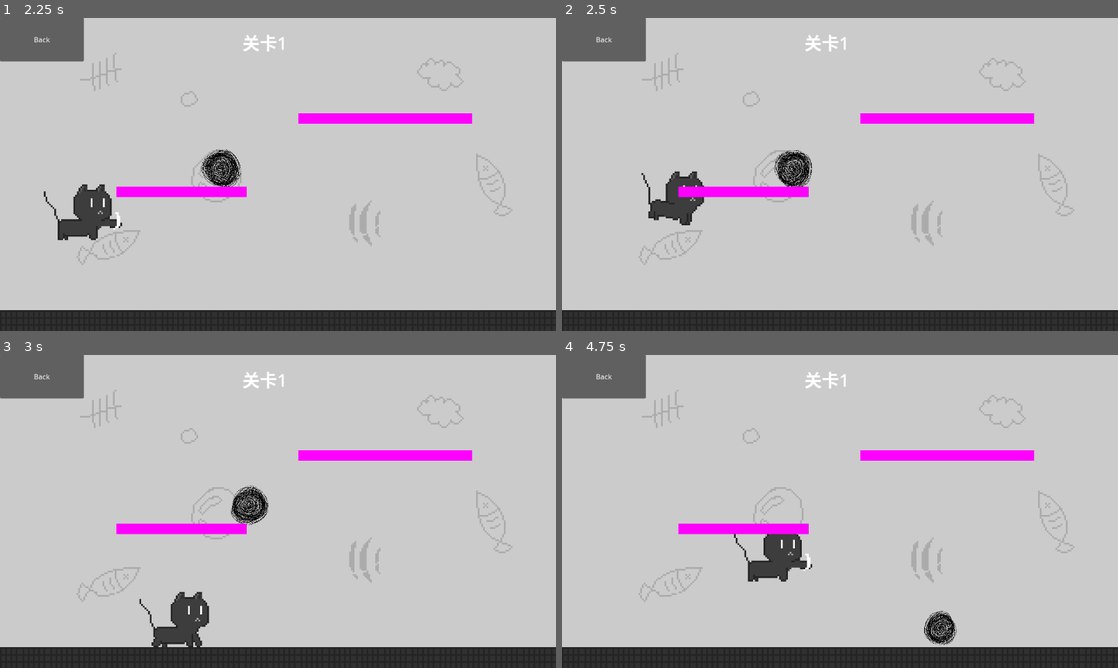
Above: before the commit, frames 1-4 (two rows, left to right).
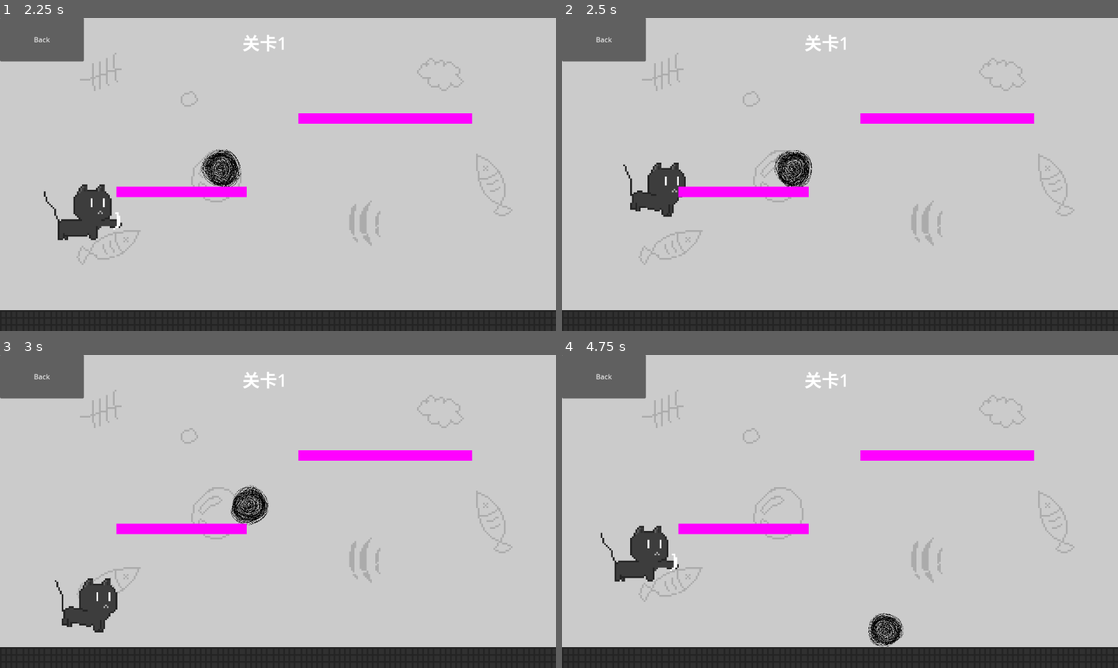
Above: after the commit, the same moments.

Repository: lzcm729/cat-and-string-ball
Game: Godot game, scene res://GUI/start_menu.tscn
Two runs of this game, one before a commit and one after it. Both use one fixed random seed, a clock stepped at 60 frames per second and the inputs below.
Inputs:
- Up to frame 1 (2.25 s): click "Play" at 0.5 s; click "关卡1" at 1.25 s; tap Enter (ui_accept) at 2 s; hold Right (ui_right) from 2.03 s (still down); tap F (ui_patpat) at 2.1 s
- Up to frame 2 (2.5 s): keep holding Right (ui_right); tap Enter (ui_accept) at 2.27 s; tap G at 2.3 s
- Up to frame 3 (3 s): keep holding Right (ui_right); tap G at 2.85 s
- Up to frame 4 (4.75 s): tap Enter (ui_accept) at 3.02, 4.52 s; tap F (ui_patpat) at 3.05, 3.6, 4.55 s; release Right (ui_right) at 3.53 s; hold Left (ui_left) 3.53-4.28 s; tap G at 3.8, 4.35 s; hold Right (ui_right) from 4.28 s (still down)

Frame 1 is identical in both runs. In frame 2, 1.3% of the frame differs, in the area x 11-26%, y 46-67%; in frame 3, 2.3%; in frame 4, 3.4%, in the area x 6-71%, y 54-94%.

Commit message:
小猫的状态机

Diff:
--- a/cat/cat.gd
+++ b/cat/cat.gd
@@ -10,35 +10,38 @@
 @onready var cat_action = $CatAction
 @onready var animation_tree = $AnimationTree
 
+#猫咪的状态机
+enum {
+	MOVE,
+	ATTACK
+}
+
 #记录猫的朝向
 var is_left = false
 
 var ball_ref : Node2D
 
+var state = MOVE
+
 func _physics_process(delta):
+	match state:
+		MOVE:
+			move_state()
+		ATTACK:
+			attack_state()
+
+
+
 	#如果在空中，那么就下坠
 	if not is_on_floor():
 		velocity.y += gravity * delta
 
+
 	var direction = Input.get_axis("ui_left", "ui_right")
-
 	if direction:
 		is_left = direction == -1
 
-	if direction:
-		velocity.x = direction * speed
-		if velocity.y == 0:
-			if is_left:
-				cat_action.play("RunLeft")
-			else:
-				cat_action.play("RunRight")
-	else:
-		velocity.x = move_toward(velocity.x, 0, speed)
-		if velocity.y == 0:
-			if is_left:
-				cat_action.play("IdleLeft")
-			else:
-				cat_action.play("IdleRight")
+
 
 	if velocity.y > 0 :
 		if is_left:
@@ -53,10 +56,8 @@
 			cat_action.play('JumpRight')
 
 	if Input.is_action_just_pressed("ui_patpat"):
-		if is_left:
-			cat_action.play('AttackLeft')
-		else:
-			cat_action.play('AttackRight')
+		state = ATTACK
+
 
 	# TEST
 	if ball_ref:
@@ -86,6 +87,33 @@
 	ball_ref = null
 
 
+#状态函数
+func move_state():
+	var direction = Input.get_axis("ui_left", "ui_right")
+	if direction:
+		velocity.x = direction * speed
+		if velocity.y == 0:
+			if is_left:
+				cat_action.play("RunLeft")
+			else:
+				cat_action.play("RunRight")
+	else:
+		velocity.x = move_toward(velocity.x, 0, speed)
+		if velocity.y == 0:
+			if is_left:
+				cat_action.play("IdleLeft")
+			else:
+				cat_action.play("IdleRight")
+
+func attack_state():
+	if is_left:
+		cat_action.play('AttackLeft')
+	else:
+		cat_action.play('AttackRight')
+	await cat_action.animation_finished
+	state = MOVE
+
+
 # TEST
 func _input(event):
 	if event is InputEventKey and event.pressed:
--- a/cat/cat.tscn
+++ b/cat/cat.tscn
@@ -5,16 +5,15 @@
 
 [sub_resource type="Animation" id="Animation_2hibm"]
 resource_name = "AttackLeft"
-length = 1.5
-step = 0.3
-tracks/0/type = "value"
-tracks/0/imported = false
-tracks/0/enabled = true
-tracks/0/path = NodePath("Sprite2D:frame")
-tracks/0/interp = 1
-tracks/0/loop_wrap = true
-tracks/0/keys = {
-"times": PackedFloat32Array(0, 0.3, 0.6, 0.9, 1.2),
+length = 0.5
+tracks/0/type = "value"
+tracks/0/imported = false
+tracks/0/enabled = true
+tracks/0/path = NodePath("Sprite2D:frame")
+tracks/0/interp = 1
+tracks/0/loop_wrap = true
+tracks/0/keys = {
+"times": PackedFloat32Array(0, 0.1, 0.2, 0.3, 0.4),
 "transitions": PackedFloat32Array(1, 1, 1, 1, 1),
 "update": 1,
 "values": [32, 33, 34, 35, 36]
@@ -246,125 +245,6 @@
 "transitions": PackedFloat32Array(1),
 "update": 1,
 "values": [true]
-}
-
-[sub_resource type="Animation" id="Animation_fgu45"]
-resource_name = "JumpLeft"
-length = 0.1
-loop_mode = 1
-tracks/0/type = "value"
-tracks/0/imported = false
-tracks/0/enabled = true
-tracks/0/path = NodePath("Sprite2D:frame")
-tracks/0/interp = 1
-tracks/0/loop_wrap = true
-tracks/0/keys = {
-"times": PackedFloat32Array(0),
-"transitions": PackedFloat32Array(1),
-"update": 1,
-"values": [37]
-}
-
-[sub_resource type="Animation" id="Animation_h2f5l"]
-resource_name = "JumpRight"
-length = 0.1
-loop_mode = 1
-tracks/0/type = "value"
-tracks/0/imported = false
-tracks/0/enabled = true
-tracks/0/path = NodePath("Sprite2D:frame")
-tracks/0/interp = 1
-tracks/0/loop_wrap = true
-tracks/0/keys = {
-"times": PackedFloat32Array(0),
-"transitions": PackedFloat32Array(1),
-"update": 1,
-"values": [17]
-}
-
-[sub_resource type="Animation" id="Animation_wr3en"]
-length = 0.001
-tracks/0/type = "value"
-tracks/0/imported = false
-tracks/0/enabled = true
-tracks/0/path = NodePath("Sprite2D:frame")
-tracks/0/interp = 1
-tracks/0/loop_wrap = true
-tracks/0/keys = {
-"times": PackedFloat32Array(0),
-"transitions": PackedFloat32Array(1),
-"update": 1,
-"values": [7]
-}
-tracks/1/type = "value"
-tracks/1/imported = false
-tracks/1/enabled = true
-tracks/1/path = NodePath("Marker2D/PatArea:rotation")
-tracks/1/interp = 1
-tracks/1/loop_wrap = true
-tracks/1/keys = {
-"times": PackedFloat32Array(0),
-"transitions": PackedFloat32Array(1),
-"update": 0,
-"values": [1.5708]
-}
-tracks/2/type = "value"
-tracks/2/imported = false
-tracks/2/enabled = true
-tracks/2/path = NodePath("Marker2D/PatArea:position")
-tracks/2/interp = 1
-tracks/2/loop_wrap = true
-tracks/2/keys = {
-"times": PackedFloat32Array(0),
-"transitions": PackedFloat32Array(1),
-"update": 0,
-"values": [Vector2(37, 18)]
-}
-tracks/3/type = "value"
-tracks/3/imported = false
-tracks/3/enabled = true
-tracks/3/path = NodePath("Marker2D/PatArea/CollisionShape2D:disabled")
-tracks/3/interp = 1
-tracks/3/loop_wrap = true
-tracks/3/keys = {
-"times": PackedFloat32Array(0),
-"transitions": PackedFloat32Array(1),
-"update": 1,
-"values": [false]
-}
-
-[sub_resource type="Animation" id="Animation_krk20"]
-resource_name = "RunLeft"
-length = 0.5
-loop_mode = 1
-tracks/0/type = "value"
-tracks/0/imported = false
-tracks/0/enabled = true
-tracks/0/path = NodePath("Sprite2D:frame")
-tracks/0/interp = 1
-tracks/0/loop_wrap = true
-tracks/0/keys = {
-"times": PackedFloat32Array(0, 0.1, 0.2, 0.3, 0.4),
-"transitions": PackedFloat32Array(1, 1, 1, 1, 1),
-"update": 1,
-"values": [27, 28, 29, 30, 31]
-}
-
-[sub_resource type="Animation" id="Animation_j475e"]
-resource_name = "RunRight"
-length = 0.5
-loop_mode = 1
-tracks/0/type = "value"
-tracks/0/imported = false
-tracks/0/enabled = true
-tracks/0/path = NodePath("Sprite2D:frame")
-tracks/0/interp = 1
-tracks/0/loop_wrap = true
-tracks/0/keys = {
-"times": PackedFloat32Array(0, 0.1, 0.2, 0.3, 0.4),
-"transitions": PackedFloat32Array(1, 1, 1, 1, 1),
-"update": 1,
-"values": [7, 8, 9, 10, 11]
 }
 
 [sub_resource type="Animation" id="Animation_fgu45"]
@@ -494,7 +374,7 @@
 [node name="Marker2D" type="Marker2D" parent="."]
 
 [node name="PatArea" type="Area2D" parent="Marker2D"]
-position = Vector2(37, 18)
+position = Vector2(-107, 18)
 rotation = 1.5708
 collision_layer = 8
 collision_mask = 8
Not shown: 1 places in Levels/level_1.tscn that only renumber resources
